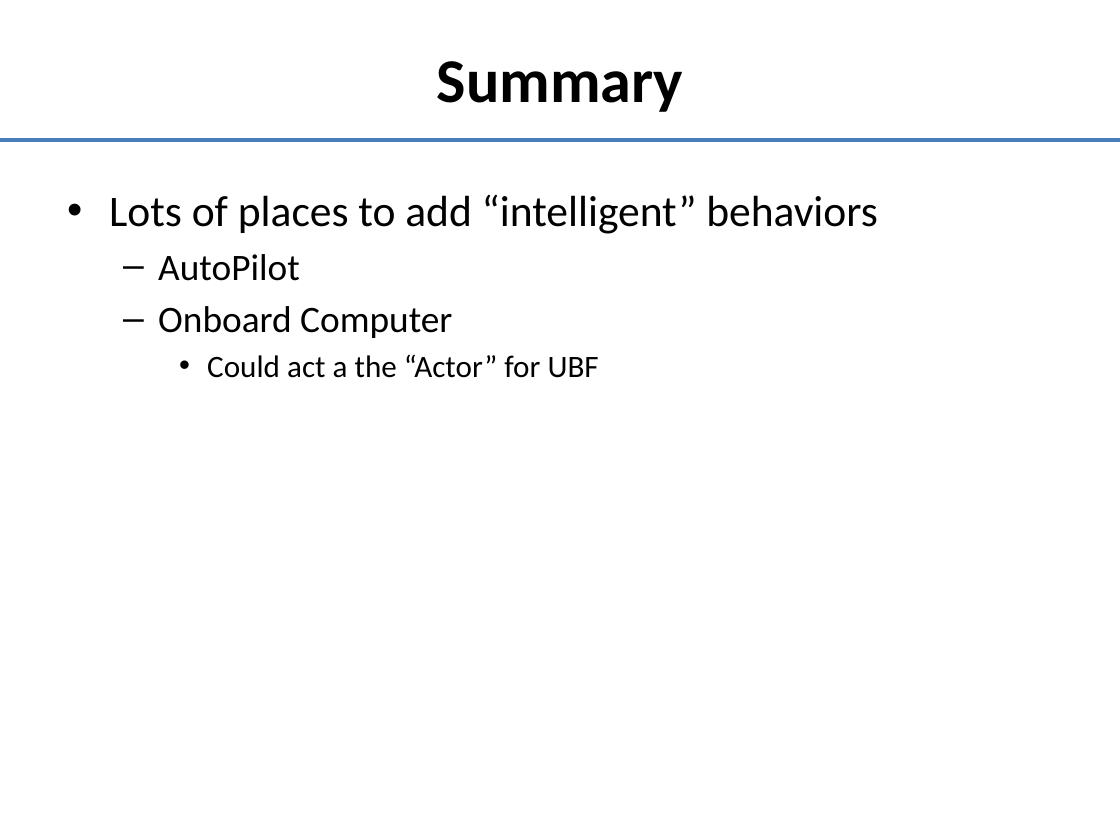
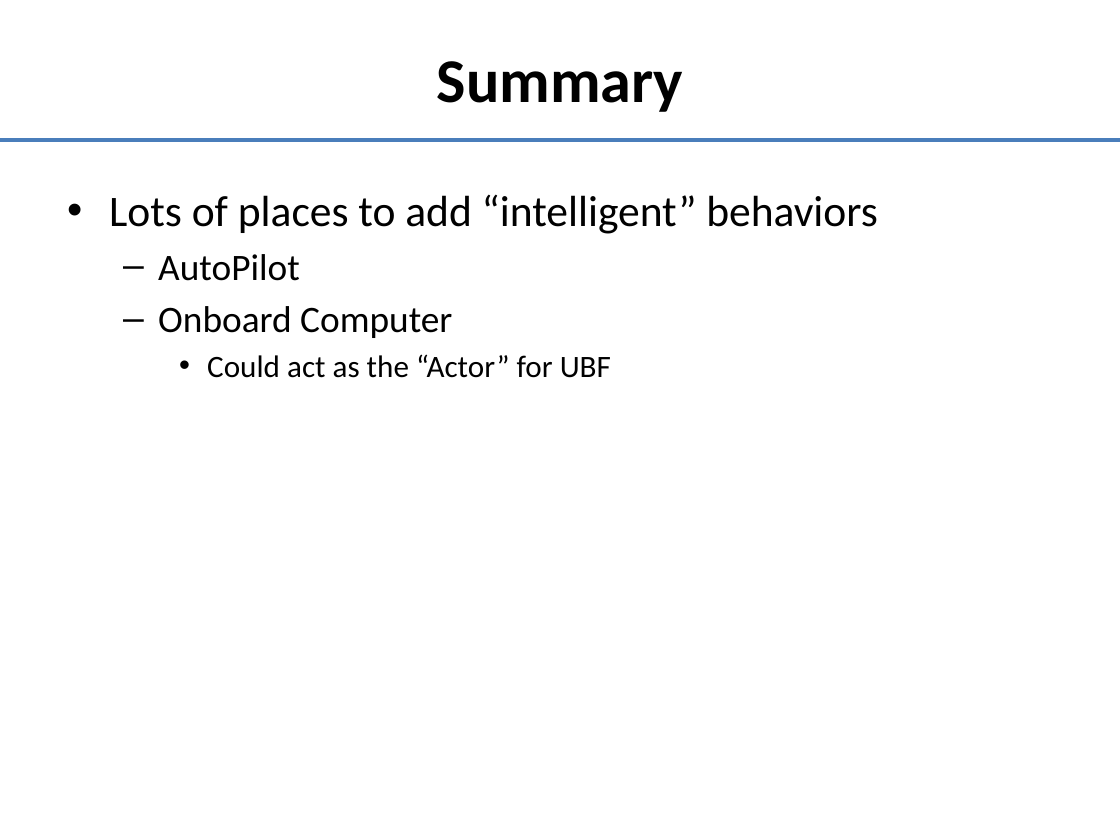
Before and after one commit to doughodson/OpenEaagles, a slide deck: slide 28 of doc/umlDiagrams/player-control-logic.pptx. Drawn at 1120x840 pixels with LibreOffice and Linux fonts; fonts in the diff are those of the drawing. Boxes give left, top, right and bottom in pixels: in the first picture for what was removed or moved away, otherwise in the second. Text is boxed around its words. In the diff, an @@ line names an element or a change of style, - is before the commit and + after.

Commit message:
updated doc

```diff
--- a/doc/umlDiagrams/player-control-logic.pptx
+++ b/doc/umlDiagrams/player-control-logic.pptx
@@ text at (207,354,611,378): text changed @@
-    • Could act a the “Actor” for UBF
+    • Could act as the “Actor” for UBF
```
Also in this commit, not shown: 1 other slide changed.
